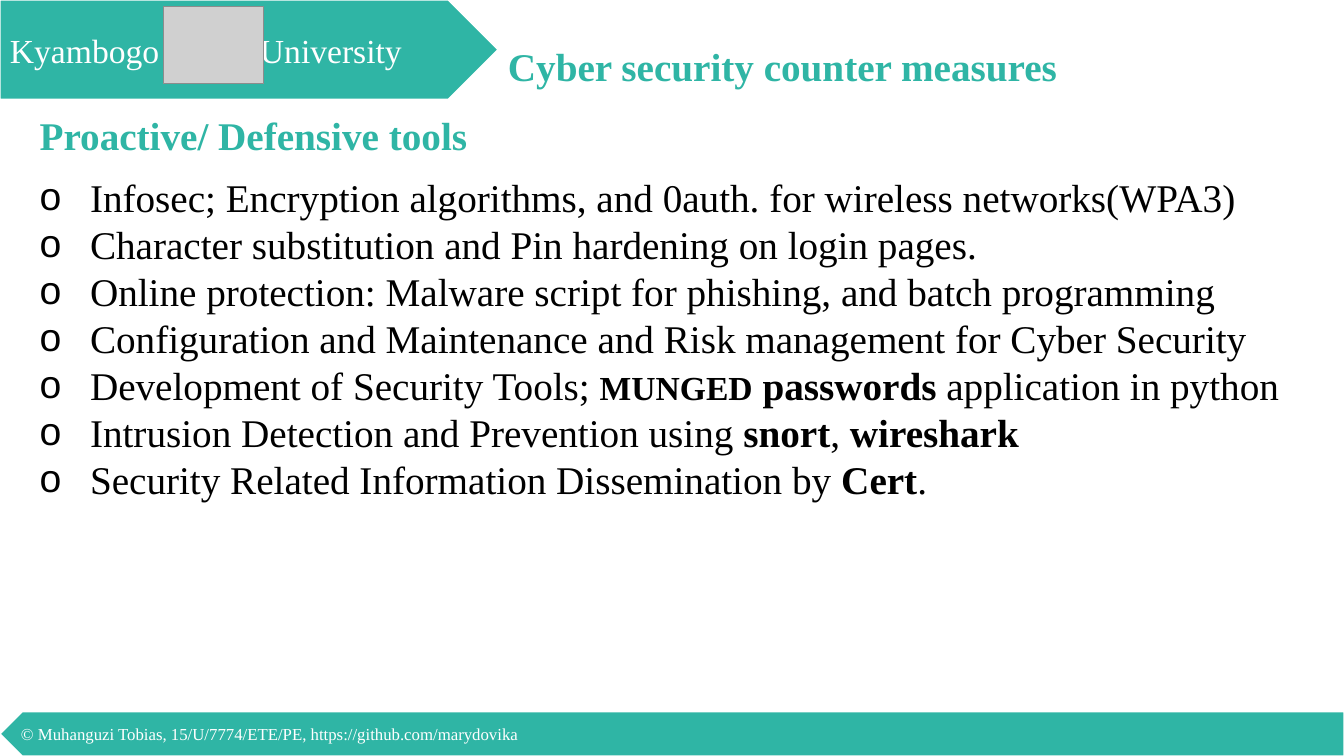
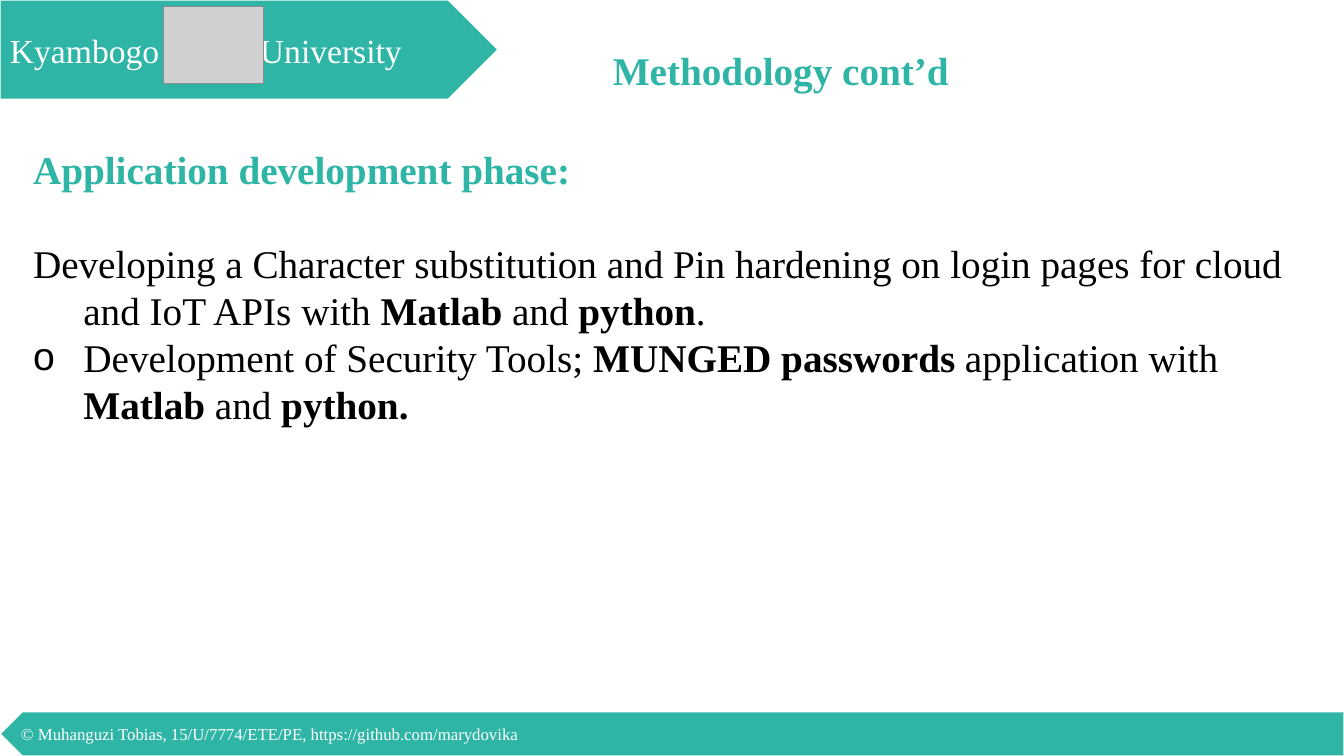
Before and after one commit to marydovika/Cyber-Security-Project-for-5G-IoT-Cloud-NFC, a slide deck: slide 14 of presentations/proposalPresentation.pptx (slide 23 before the commit). Drawn at 1344x756 pixels with LibreOffice and Linux fonts; fonts in the diff are those of the drawing; grey boxes stand for pictures. Boxes give left, top, right and bottom in pixels: in the first picture for what was removed or moved away, otherwise in the second. Text is boxed around its words. In the diff, an @@ line names an element or a change of style, - is before the commit and + after.

```diff
--- a/presentations/proposalPresentation.pptx
+++ b/presentations/proposalPresentation.pptx
@@ text removed at (508, 53, 1057, 88) @@
-Cyber security counter measures
@@ text added at (613, 57, 949, 93), 28 pt, text #2FB5A5, bold @@
+Methodology cont’d
@@ text removed at (40, 122, 467, 151) @@
-Proactive/ Defensive tools
@@ text at (33, 156, 1282, 427): text changed @@
-o Infosec; Encryption algorithms, and 0auth. for wireless networks(WPA3)
-o Character substitution and Pin hardening on login pages.
-  Online protection: Malware script for phishing, and batch programming
-  Configuration and Maintenance and Risk management for Cyber Security
-  Development of Security Tools; MUNGED passwords application in python
-  Intrusion Detection and Prevention using snort, wireshark
-  Security Related Information Dissemination by Cert.
+Application development phase:
+o Developing a Character substitution and Pin hardening on login pages for cloud and IoT APIs with Matlab and python.
+  Development of Security Tools; MUNGED passwords application with Matlab and python.
```
Also in this commit, not shown: 15 other slides changed, 11 slides removed.
